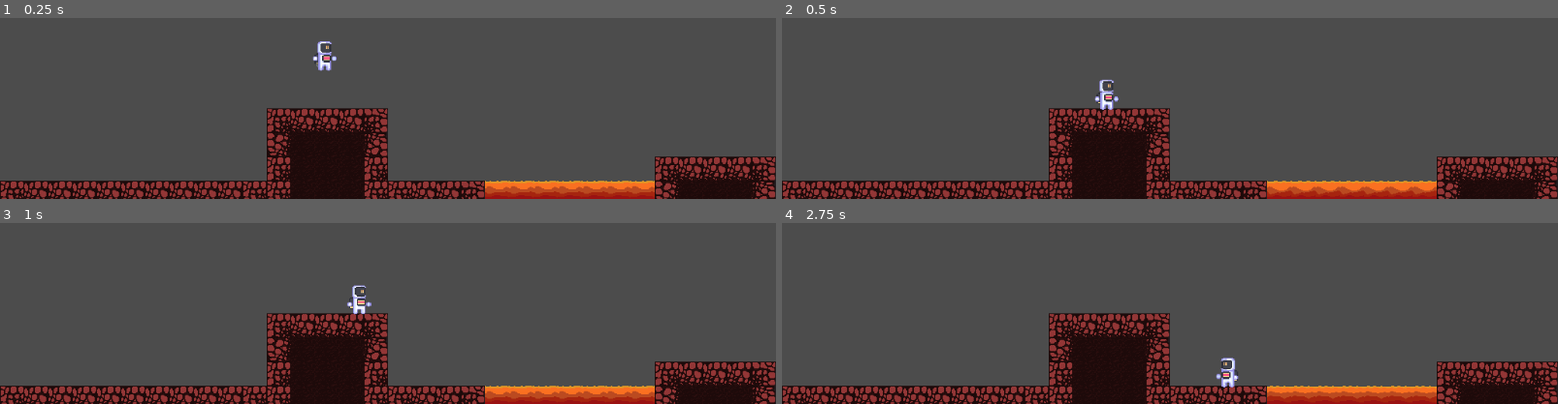
Above: before the commit, frames 1-4 (two rows, left to right).
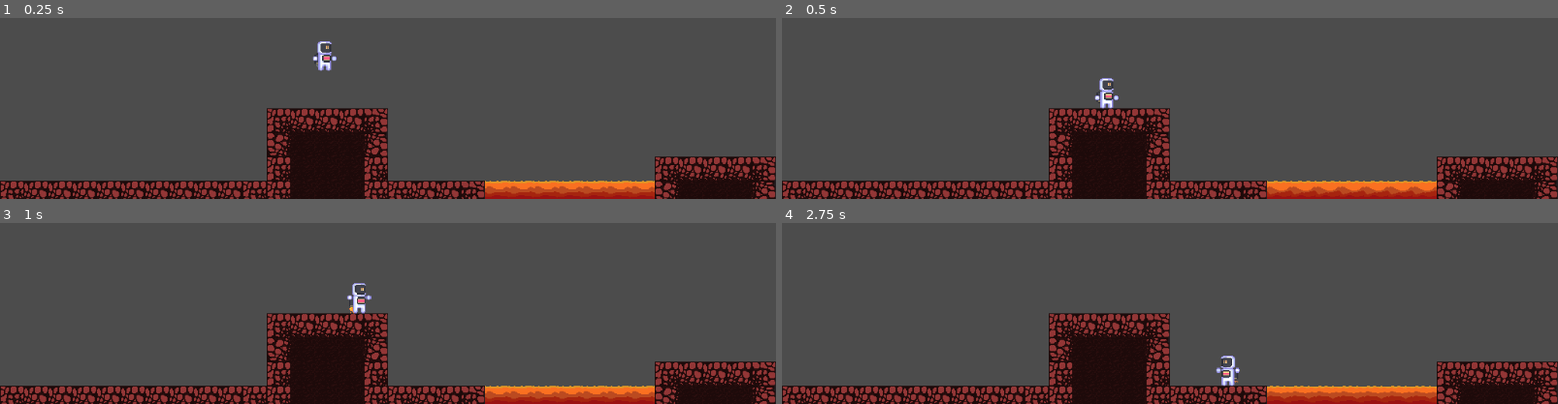
Above: after the commit, the same moments.

Repository: Madhavaprasath/JamTeam
Game: Godot game, scene res://test.tscn
Two runs of this game, one before a commit and one after it. Both use one fixed random seed, a clock stepped at 60 frames per second and the inputs below. The project has no main scene, so this scene is started directly.
Inputs:
- Up to frame 1 (0.25 s): no input
- Up to frame 2 (0.5 s): no input
- Up to frame 3 (1 s): hold Right (ui_right) from 0.53 s (still down); hold Space (space) from 0.53 s (still down); tap Up (ui_up) at 0.77 s
- Up to frame 4 (2.75 s): release Space (space) at 1.28 s; tap Space (space) at 1.35 s; tap Up (ui_up) at 1.52 s; release Right (ui_right) at 2.03 s; hold Left (ui_left) from 2.03 s (still down); hold Space (space) from 2.03 s (still down)

Frame 1 is identical in both runs. In frame 2, 0.2% of the frame differs, in the area x 40-44%, y 33-51%; in frame 3, 0.2%; in frame 4, 0.3%, in the area x 55-59%, y 73-91%.

Commit message:
Add files via upload

Diff:
--- a/src/Actor/Player/Player statemachine/Playersatemachines.gd
+++ b/src/Actor/Player/Player statemachine/Playersatemachines.gd
@@ -41,8 +41,7 @@
 			elif abs(player.velocity.x)>=1 &&player.foot==true:
 					return states["foot"][2]
 			elif player.foot==false:
-				if abs(player.velocity.x)==0:
-					return states["jet_pack"][1]
+				return states["jet_pack"][1]
 		"Run":
 			if !player.is_on_floor()&&player.foot==true:
 				if player.velocity.y<0:
@@ -52,13 +51,14 @@
 			elif abs(player.velocity.x)<=1 && player.foot==true:
 				return states["foot"][1]
 			elif player.foot==false:
-				if player.velocity!=Vector2(0,0):
-					return states["jet_pack"][1]
+				return states["jet_pack"][1]
 		"Jump":
 			if player.velocity.y>0 and player.foot==true:
 				return states["foot"][4]
 			if player.is_on_floor() and player.foot==true:
 				return states["foot"][1]
+			if player.foot==false:
+				return states["jet_pack"][1]
 		"Fall":
 			if player.velocity.y<0 and player.foot==true:
 				return states["foot"][3]
@@ -79,7 +79,7 @@
 		"Jump":
 			player.animation_player.play("Jump")
 		"jet_pack_idle":
-			player.animation_player.play()
+			player.animation_player.play("Jet_pack")
 
 func _unhandled_input(event):
 	if event.is_action_pressed("space"):
--- a/src/Actor/Player/Player.tscn
+++ b/src/Actor/Player/Player.tscn
@@ -6,7 +6,7 @@
 
 [sub_resource type="Animation" id=1]
 resource_name = "Fall"
-length = 0.6
+length = 0.5
 tracks/0/type = "value"
 tracks/0/path = NodePath("Sprite:frame")
 tracks/0/interp = 1
@@ -14,10 +14,10 @@
 tracks/0/imported = false
 tracks/0/enabled = true
 tracks/0/keys = {
-"times": PoolRealArray( 0, 0.1, 0.2, 0.3, 0.4, 0.5 ),
-"transitions": PoolRealArray( 1, 1, 1, 1, 1, 1 ),
+"times": PoolRealArray( 0, 0.1, 0.2, 0.3, 0.4 ),
+"transitions": PoolRealArray( 1, 1, 1, 1, 1 ),
 "update": 1,
-"values": [ 12, 13, 14, 15, 16, 17 ]
+"values": [ 15, 16, 17, 18, 19 ]
 }
 
 [sub_resource type="Animation" id=2]
@@ -37,6 +37,23 @@
 "values": [ 0, 1, 2, 3, 4, 5 ]
 }
 
+[sub_resource type="Animation" id=6]
+resource_name = "Jet_pack"
+length = 0.7
+loop = true
+tracks/0/type = "value"
+tracks/0/path = NodePath("Sprite:frame")
+tracks/0/interp = 1
+tracks/0/loop_wrap = true
+tracks/0/imported = false
+tracks/0/enabled = true
+tracks/0/keys = {
+"times": PoolRealArray( 0, 0.2, 0.4, 0.6 ),
+"transitions": PoolRealArray( 1, 1, 1, 1 ),
+"update": 1,
+"values": [ 12, 13, 14, 15 ]
+}
+
 [sub_resource type="Animation" id=3]
 resource_name = "Jump"
 length = 0.6
@@ -47,10 +64,10 @@
 tracks/0/imported = false
 tracks/0/enabled = true
 tracks/0/keys = {
-"times": PoolRealArray( 0, 0.1, 0.2, 0.3, 0.4, 0.5 ),
-"transitions": PoolRealArray( 1, 1, 1, 1, 1, 1 ),
+"times": PoolRealArray( 0, 0.1, 0.2, 0.3, 0.4 ),
+"transitions": PoolRealArray( 1, 1, 1, 1, 1 ),
 "update": 1,
-"values": [ 6, 7, 8, 9, 10, 11 ]
+"values": [ 8, 9, 10, 11, 12 ]
 }
 
 [sub_resource type="Animation" id=4]
@@ -67,7 +84,7 @@
 "times": PoolRealArray( 0, 0.1, 0.2, 0.3, 0.4, 0.5 ),
 "transitions": PoolRealArray( 1, 1, 1, 1, 1, 1 ),
 "update": 1,
-"values": [ 18, 19, 20, 21, 22, 23 ]
+"values": [ 24, 25, 26, 27, 28, 29 ]
 }
 
 [sub_resource type="CapsuleShape2D" id=5]
@@ -84,19 +101,20 @@
 [node name="Sprite" type="Sprite" parent="Body"]
 texture = ExtResource( 1 )
 vframes = 4
-hframes = 6
+hframes = 8
 frame = 12
 
 [node name="AnimationPlayer" type="AnimationPlayer" parent="Body"]
 anims/Fall = SubResource( 1 )
 anims/Idle = SubResource( 2 )
+anims/Jet_pack = SubResource( 6 )
 anims/Jump = SubResource( 3 )
 anims/Run = SubResource( 4 )
 
 [node name="Particles" type="Node2D" parent="Body"]
 
 [node name="CollisionShape2D" type="CollisionShape2D" parent="."]
-position = Vector2( 0.634705, -1.54529 )
+position = Vector2( 0.872529, -0.11824 )
 shape = SubResource( 5 )
 
 [node name="Playersatemachines" type="Node" parent="."]
Not shown: 1 places in src/Actor/Player/Player.tscn that only renumber resources
Binary file changed: src/Sprites/astronautsheet.png
